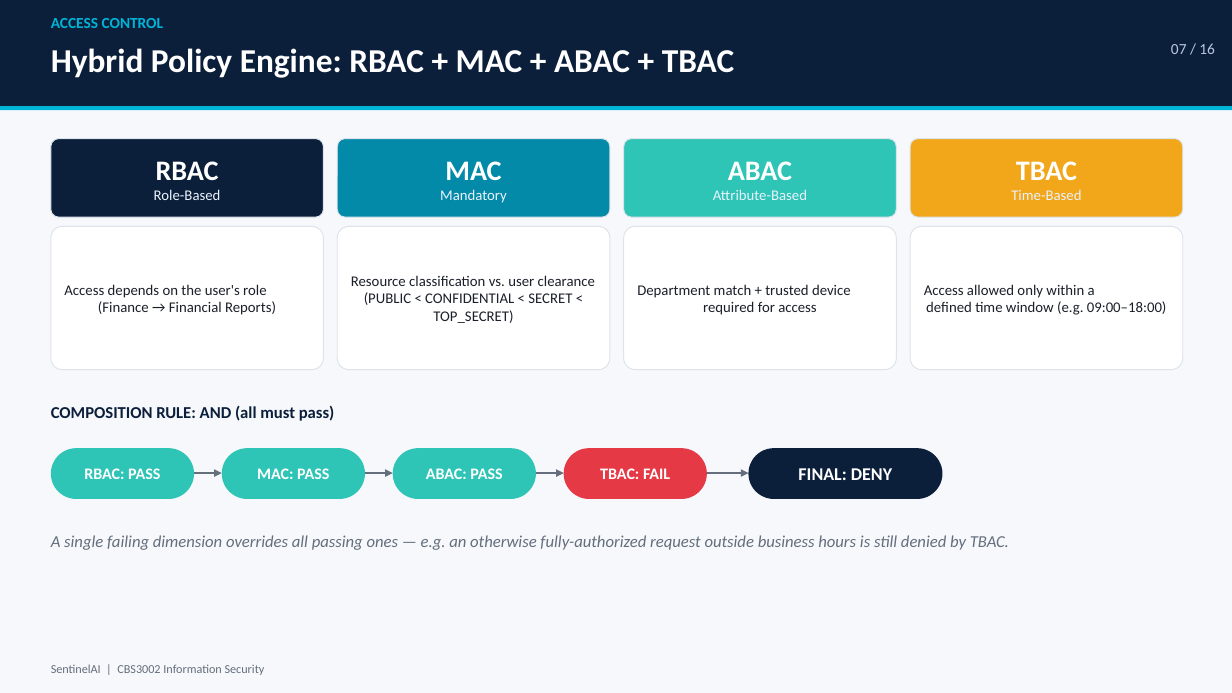
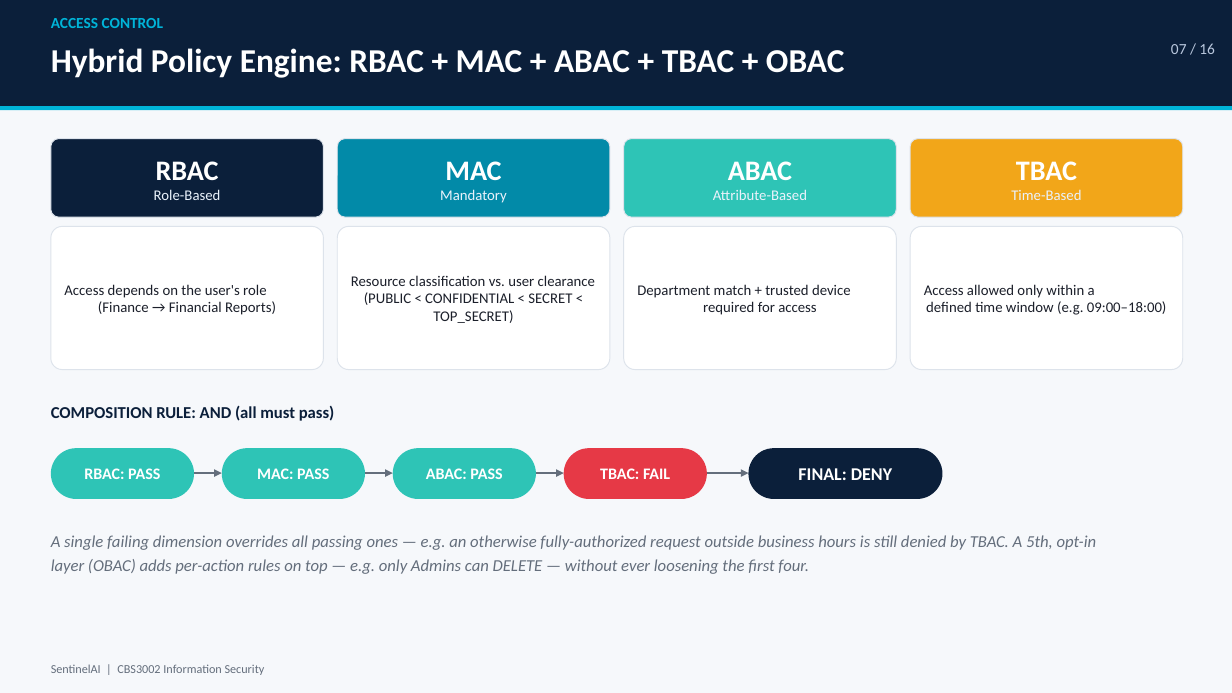
Before and after one commit to atul-23012006/Sentinel-AI, a slide deck: slide 7 of SentinelAI_Presentation.pptx. Drawn at 1232x693 pixels with LibreOffice and Linux fonts; fonts in the diff are those of the drawing. Boxes give left, top, right and bottom in pixels: in the first picture for what was removed or moved away, otherwise in the second. Text is boxed around its words. In the diff, an @@ line names an element or a change of style, - is before the commit and + after.

```diff
--- a/SentinelAI_Presentation.pptx
+++ b/SentinelAI_Presentation.pptx
@@ text at (x1=51, y1=48, x2=844, y2=78): text changed @@
-Hybrid Policy Engine: RBAC + MAC + ABAC + TBAC
+Hybrid Policy Engine: RBAC + MAC + ABAC + TBAC + OBAC
@@ text at (x1=51, y1=535, x2=1097, y2=574): text changed @@
-A single failing dimension overrides all passing ones — e.g. an otherwise fully-authorized request outside business hours is still denied by TBAC.
+A single failing dimension overrides all passing ones — e.g. an otherwise fully-authorized request outside business hours is still denied by TBAC. A 5th, opt-in layer (OBAC) adds per-action rules on top — e.g. only Admins can DELETE — without ever loosening the first four.
```
Also in this commit, not shown: 10 other slides changed, 20 other files.
